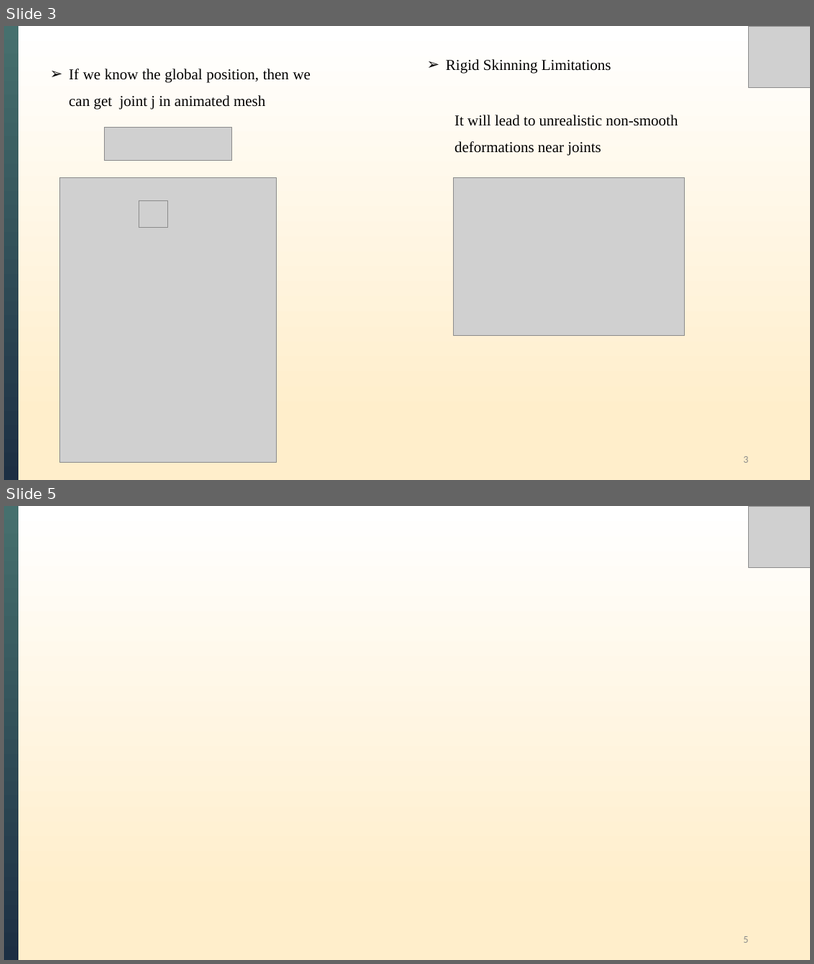
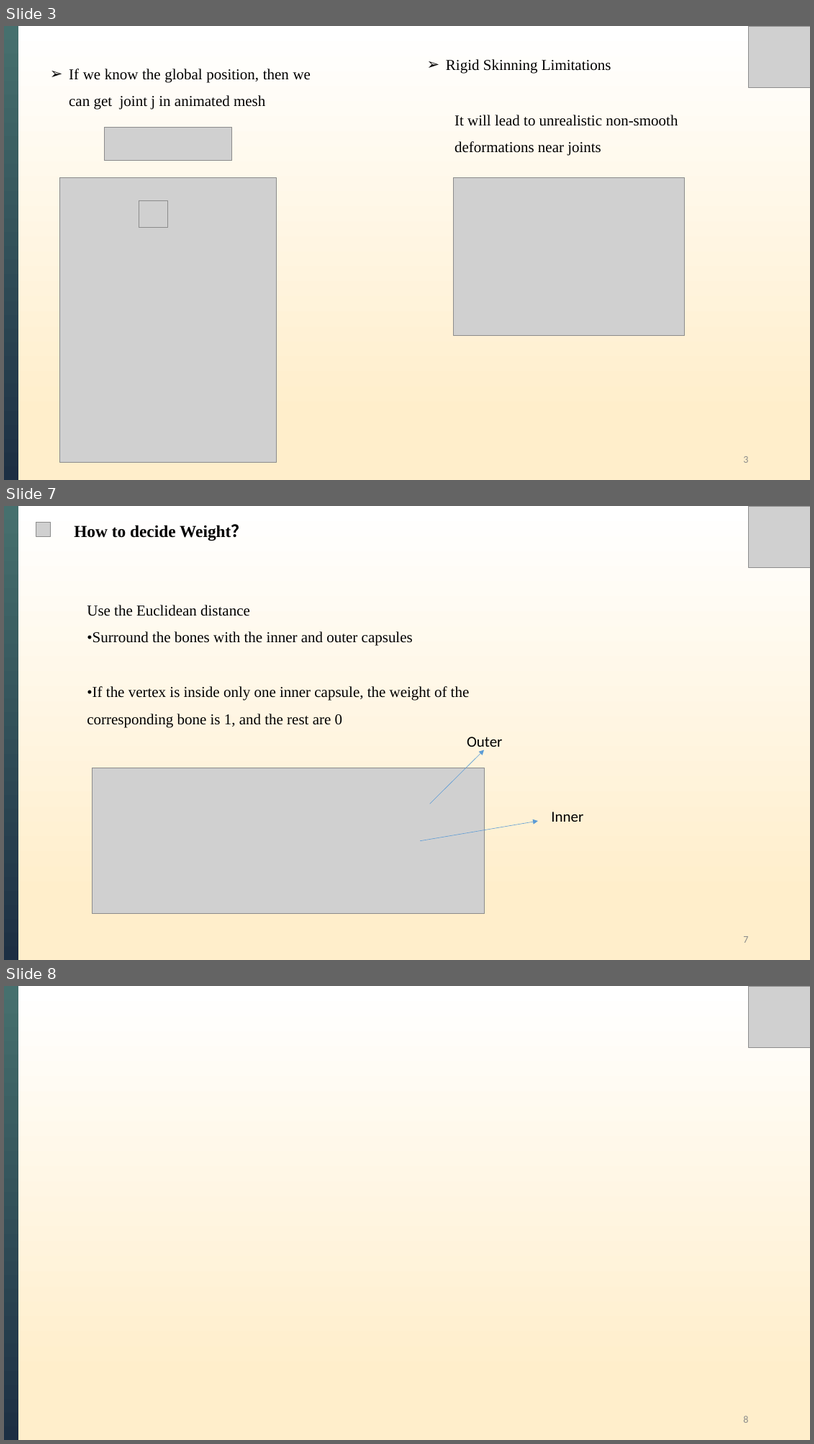
Before and after one commit to XiongWT1024/self-study-2024, a slide deck: LBS_SMPL/LBS_SMPL.pptx. Shown one above the other, each under a label of ours: slides 3 and 5 before the commit, slides 3, 7 and 8 after it; the slides between them are not shown. The pictures are 814x964 and 814x1444 pixels, drawn with LibreOffice and Linux fonts; fonts in the diff are those of the drawing; grey boxes stand for pictures. Boxes give left, top, right and bottom in pixels: in the first picture for what was removed or moved away, otherwise in the second. Text is boxed around its words. In the diff, an @@ line names an element or a change of style, - is before the commit and + after.

```diff
--- a/LBS_SMPL/LBS_SMPL.pptx
+++ b/LBS_SMPL/LBS_SMPL.pptx
@@ slide 7 added at [4, 506, 810, 960], background gradient #FFEECB to #FFFFFF @@
@@ rectangle added at [4, 506, 18, 960], fill gradient #46706E to #1C2F43 @@
@@ picture added at [36, 523, 51, 537] @@
@@ text added at [74, 524, 248, 541], 20 pt, text #000000, bold @@
+How to decide Weight？
@@ picture added at [749, 506, 810, 567] @@
@@ text added at [87, 605, 470, 728], 18 pt, text #000000 @@
+Use the Euclidean distance
+•Surround the bones with the inner and outer capsules
+•If the vertex is inside only one inner capsule, the weight of the
+corresponding bone is 1, and the rest are 0
@@ text added at [467, 736, 502, 751], 18 pt, text #000000 @@
+Outer
@@ arrow added from (430, 803) to (484, 750), #5B9BD5 0.5 pt @@
@@ picture added at [93, 768, 484, 914] @@
@@ arrow added from (420, 841) to (538, 821), #5B9BD5 0.5 pt @@
@@ text added at [551, 811, 584, 821], 18 pt, text #000000 @@
+Inner
@@ page number added at [743, 936, 748, 942], 12 pt, text #8C8C8C @@
+7
@@ what was slide 5 is now slide 8 @@
@@ page number at [743, 1415, 748, 1422]: text changed @@
-5
+8
```
Also in this commit, not shown: 1 slide changed, 3 other slides added, 3 other files.
